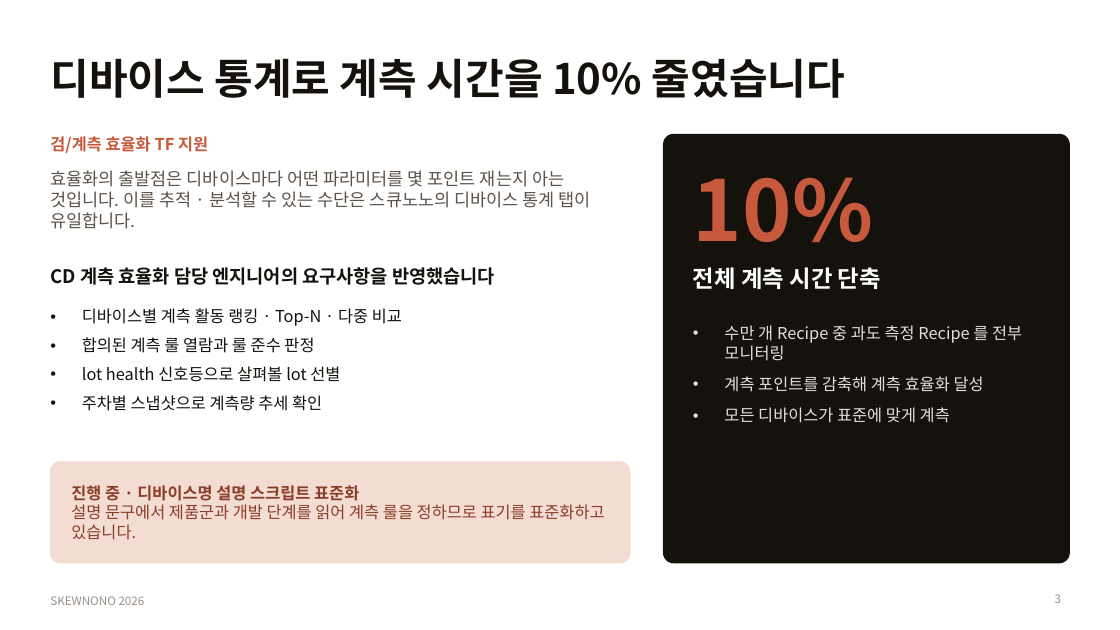
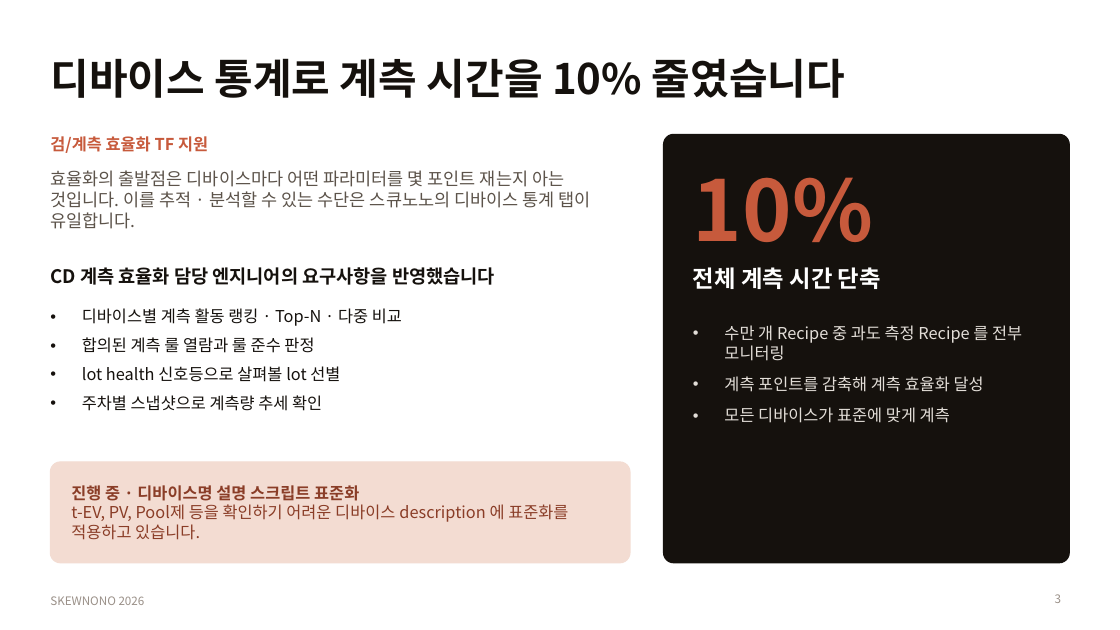
Before and after one commit to DarrenKoi/skewnono_v3_nuxt, a slide deck: slide 3 of docs/progress_report/skewnono_year_end_report_2026.pptx. Drawn at 1120x630 pixels with LibreOffice and Linux fonts; fonts in the diff are those of the drawing. Boxes give left, top, right and bottom in pixels: in the first picture for what was removed or moved away, otherwise in the second. Text is boxed around its words. In the diff, an @@ line names an element or a change of style, - is before the commit and + after.

```diff
--- a/docs/progress_report/skewnono_year_end_report_2026.pptx
+++ b/docs/progress_report/skewnono_year_end_report_2026.pptx
@@ text at bbox=[71, 504, 568, 540]: text changed @@
-설명 문구에서 제품군과 개발 단계를 읽어 계측 룰을 정하므로 표기를 표준화하고 있습니다.
+t-EV, PV, Pool제 등을 확인하기 어려운 디바이스 description 에 표준화를 적용하고 있습니다.
```
Also in this commit, not shown: 2 other files.
